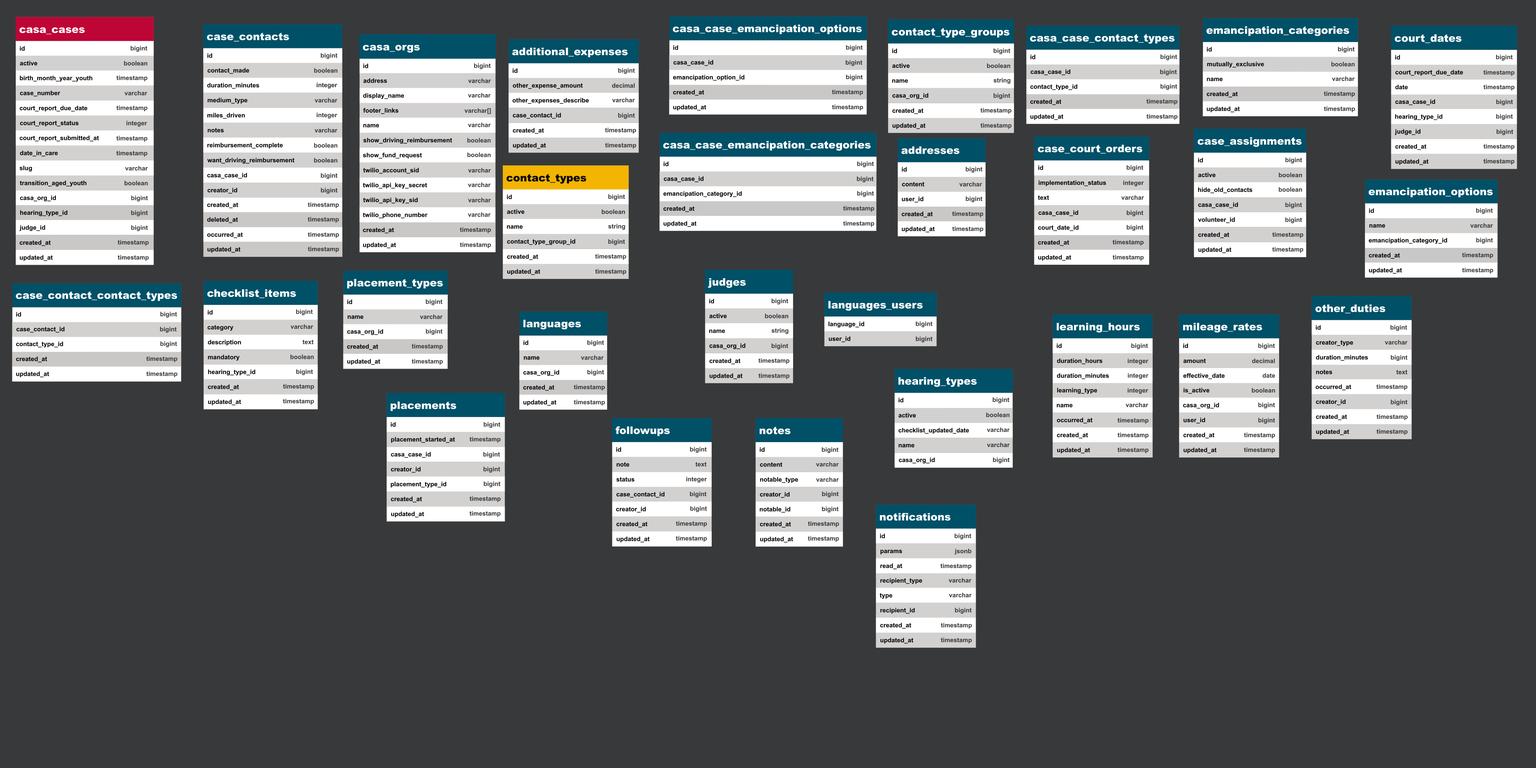
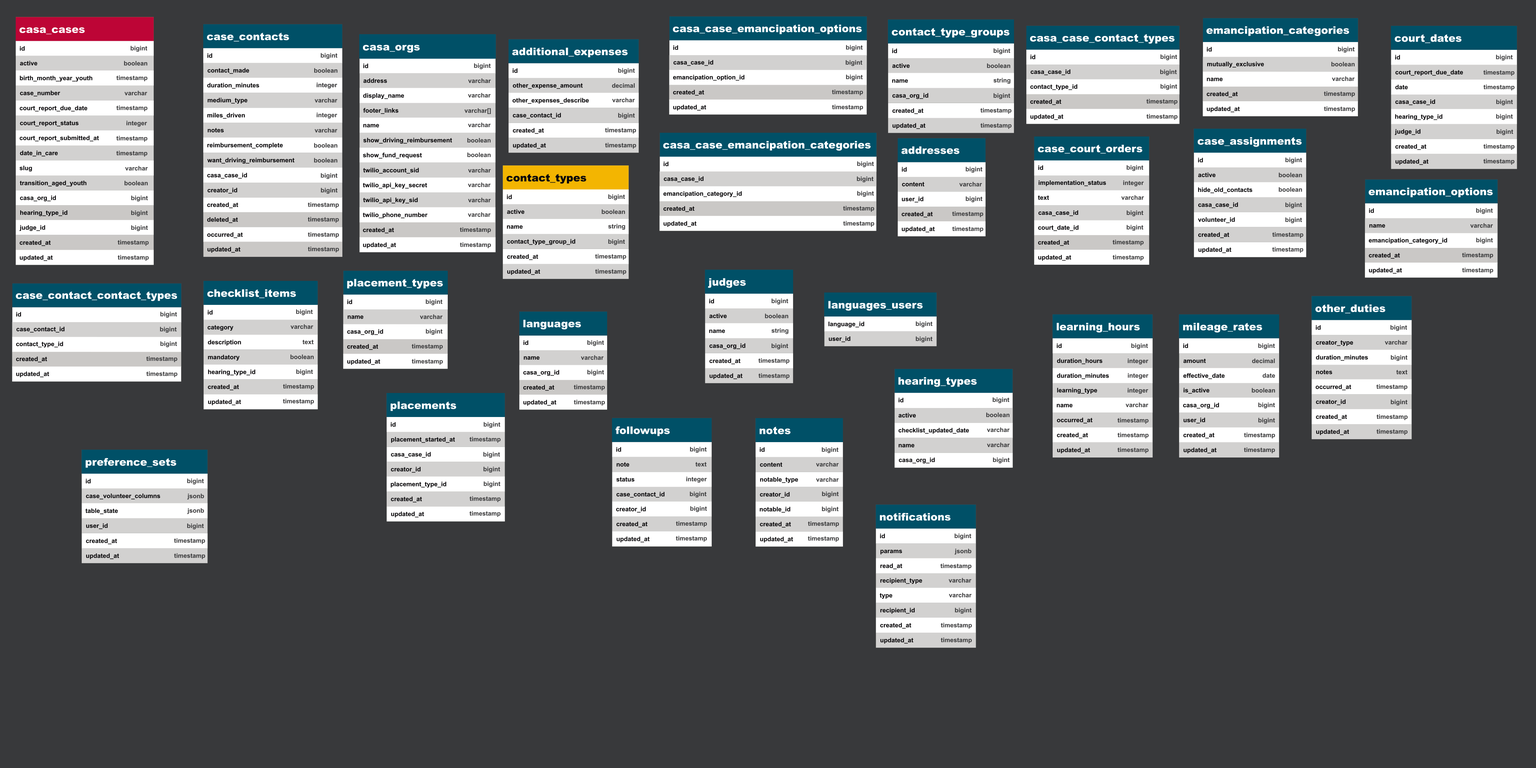
Layered file, before and after one edit (1536px x 768px). Changes by layer:
pixels changed over box(40, 29, 1510, 640) (layer not identified)
